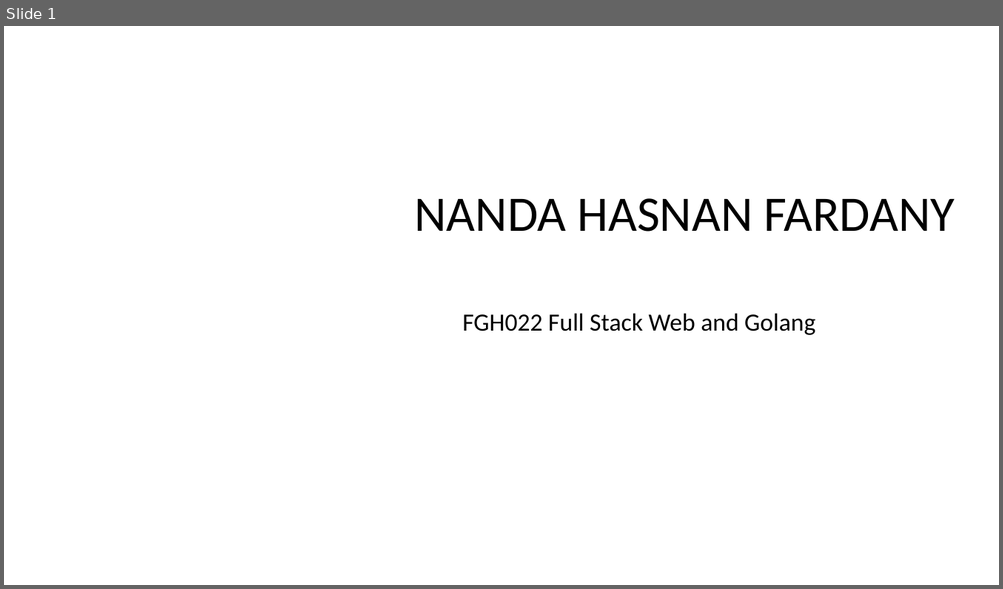
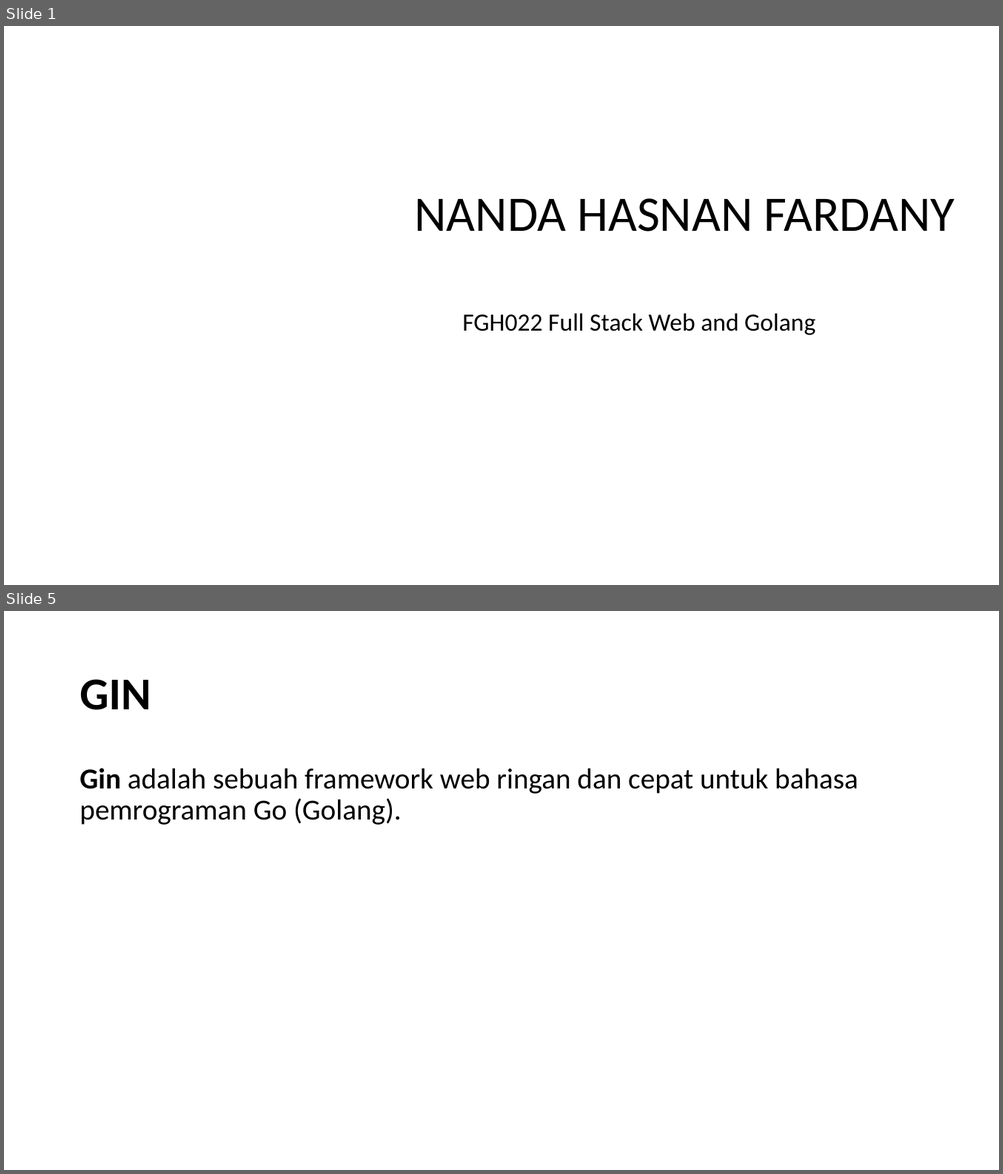
Before and after one commit to NandaHasnan/backend, a slide deck: ppt 2.pptx. Shown one above the other, each under a label of ours: slide 1 before the commit, slides 1 and 5 after it; the slides between them are not shown. The pictures are 1003x589 and 1003x1174 pixels, drawn with LibreOffice and Linux fonts; fonts in the diff are those of the drawing; background and template pictures are left out. Boxes give left, top, right and bottom in pixels: in the first picture for what was removed or moved away, otherwise in the second. Text is boxed around its words. In the diff, an @@ line names an element or a change of style, - is before the commit and + after.

```diff
--- a/ppt 2.pptx
+++ b/ppt 2.pptx
@@ slide 5 added at (4, 611, 999, 1170), background #FFFFFF @@
@@ title added at (79, 679, 151, 710), 44 pt, text #000000, bold @@
+GIN
@@ text added at (79, 768, 858, 825), 28 pt, text #000000 @@
+Gin adalah sebuah framework web ringan dan cepat untuk bahasa pemrograman Go (Golang).
```
Also in this commit, not shown: 1 slide changed, 2 other slides added, 3 slides removed, 25 other files.
